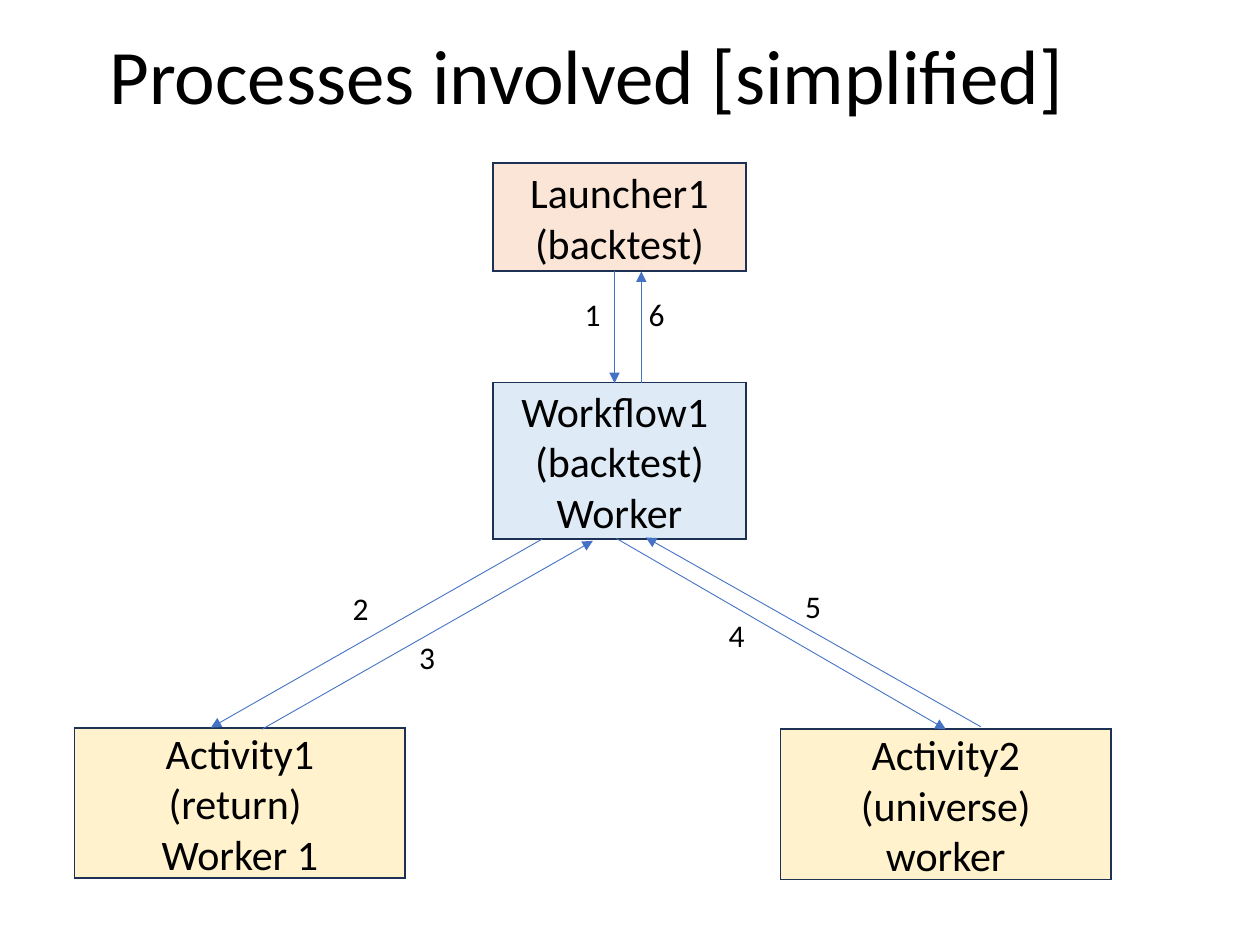
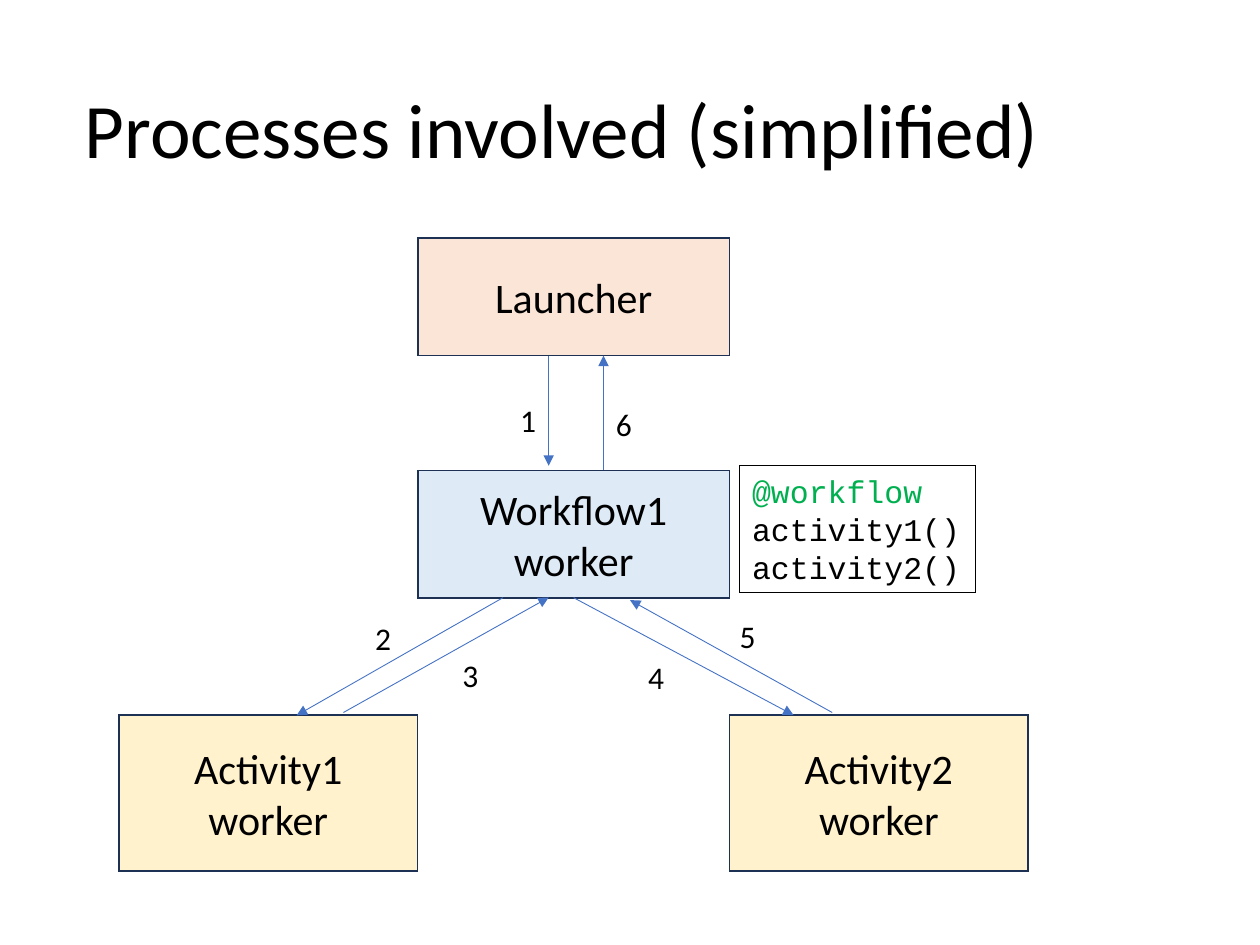
Before and after one commit to zconsult/am_temporal, a slide deck: slide 7 of Temporal.pptx. Drawn at 1260x945 pixels with LibreOffice and Linux fonts; fonts in the diff are those of the drawing. Boxes give left, top, right and bottom in pixels: in the first picture for what was removed or moved away, otherwise in the second. Text is boxed around its words. In the diff, an @@ line names an element or a change of style, - is before the commit and + after.

```diff
--- a/Temporal.pptx
+++ b/Temporal.pptx
@@ title at (85, 102, 1038, 171): text changed @@
-Processes involved [simplified]
+Processes involved (simplified)
@@ rectangle removed at (493, 164, 746, 272) @@
-Launcher1
-(backtest)
@@ rectangle added at (417, 238, 730, 357), fill #FBE5D6, outline #1E3256 1 pt, 24 pt, text #000000 @@
+Launcher
@@ arrow moved from (641, 383) - (641, 271) to (548, 355) - (548, 466) @@
@@ arrow moved from (615, 271) - (615, 383) to (604, 470) - (604, 355) @@
@@ text "1": place and size @@
-text "1" at (585, 305, 601, 326)
+text "1" at (520, 411, 536, 432)
@@ text "6": place and size @@
-text "6" at (649, 304, 665, 327)
+text "6" at (616, 414, 632, 437)
@@ rectangle "Workflow1 worker": place and size @@
-rectangle "Workflow1 worker" at (493, 383, 746, 539)
+rectangle "Workflow1 worker" at (417, 470, 730, 597)
@@ rectangle added at (740, 466, 975, 593), outline #000000 0.75 pt, 18 pt, text #000000 @@
+@workflow
+activity1()
+activity2()
@@ text in rectangle at (480, 495, 667, 577): text changed @@
-Workflow1
-(backtest) Worker
+Workflow1 worker
@@ arrow moved from (542, 539) - (210, 728) to (503, 597) - (296, 716) @@
@@ arrow moved from (262, 730) - (593, 541) to (344, 712) - (548, 597) @@
@@ arrow moved from (982, 727) - (646, 538) to (573, 597) - (794, 716) @@
@@ text "2": place and size @@
-text "2" at (353, 599, 369, 620)
+text "2" at (375, 629, 391, 650)
@@ arrow moved from (616, 538) - (946, 730) to (832, 712) - (630, 600) @@
@@ text "5": place and size @@
-text "5" at (805, 597, 821, 619)
+text "5" at (740, 627, 756, 649)
@@ text "3": place and size @@
-text "3" at (419, 648, 435, 670)
+text "3" at (462, 666, 478, 688)
@@ text "4": place and size @@
-text "4" at (729, 626, 745, 647)
+text "4" at (648, 668, 664, 689)
@@ rectangle "Activity1 worker": place and size @@
-rectangle "Activity1 worker" at (74, 728, 404, 878)
+rectangle "Activity1 worker" at (118, 716, 417, 871)
@@ rectangle "Activity2 worker": place and size @@
-rectangle "Activity2 worker" at (780, 730, 1110, 879)
+rectangle "Activity2 worker" at (730, 716, 1028, 871)
@@ text in rectangle at (194, 755, 342, 836): text changed @@
-Activity1
-(return)
-Worker 1
+Activity1 worker
@@ text in rectangle at (805, 755, 953, 836): text changed @@
-Activity2
-(universe)
-worker
+Activity2 worker
```
Also in this commit, not shown: 7 other slides changed, 6 slides added, 1 slide removed.
